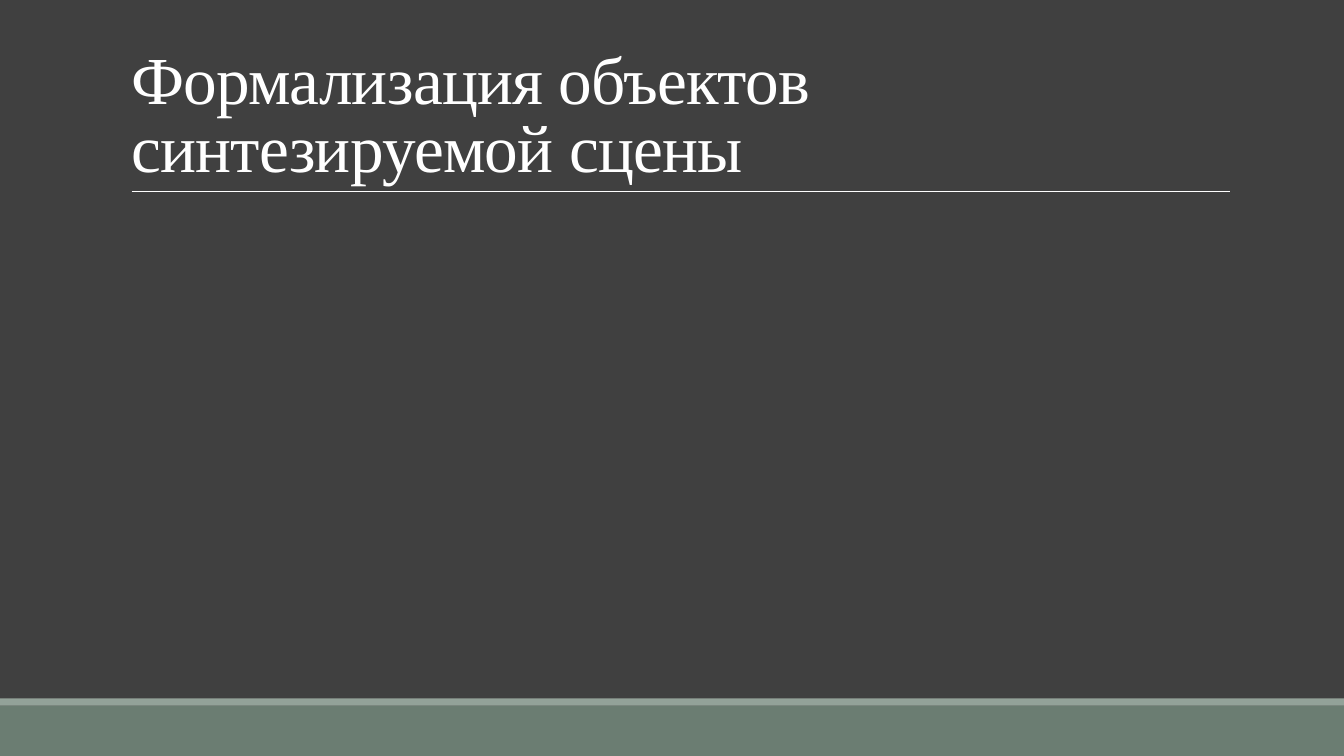
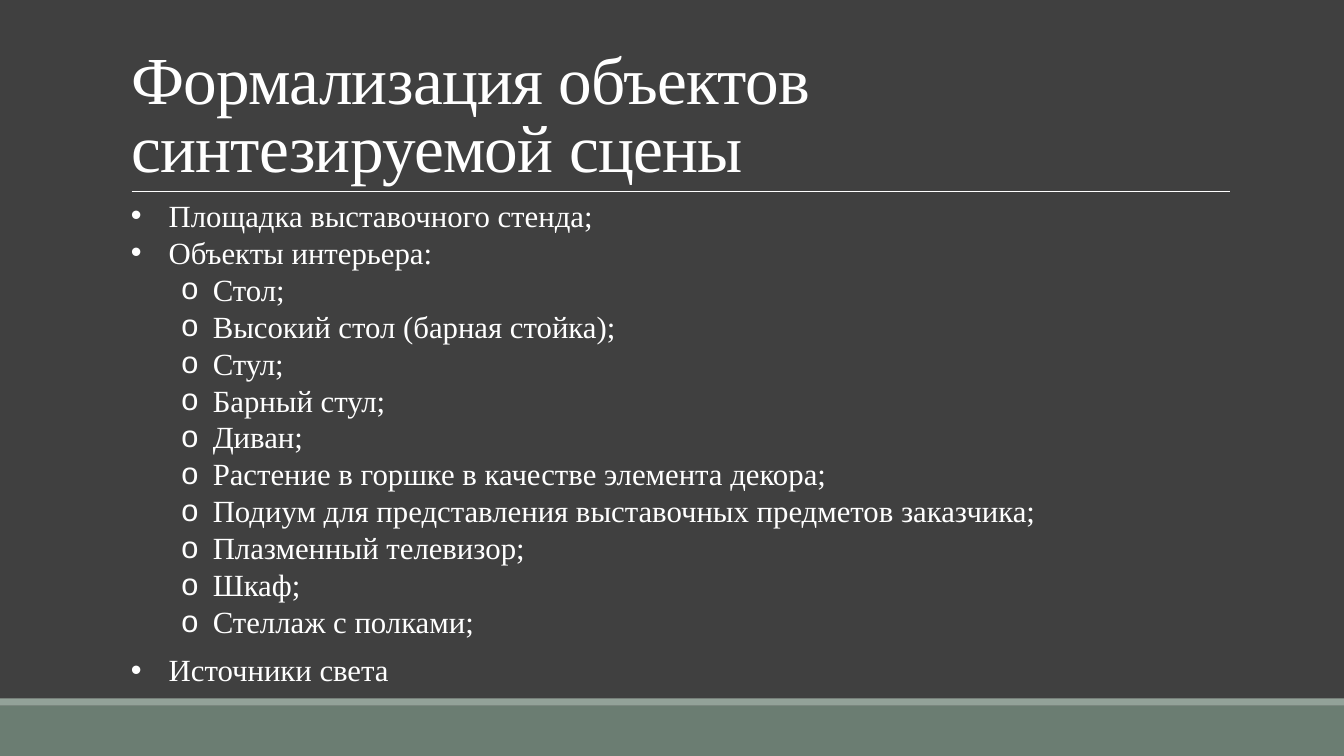
Before and after one commit to TheSawIsTheLaw/ComputerGraphicsCoursework, a slide deck: slide 3 of Presentation/CurseWorkYakuba.pptx. Drawn at 1344x756 pixels with LibreOffice and Linux fonts; fonts in the diff are those of the drawing. Boxes give left, top, right and bottom in pixels: in the first picture for what was removed or moved away, otherwise in the second. Text is boxed around its words. In the diff, an @@ line names an element or a change of style, - is before the commit and + after.

```diff
--- a/Presentation/CurseWorkYakuba.pptx
+++ b/Presentation/CurseWorkYakuba.pptx
@@ text added at (169,207,1035,682), 22 pt, text #FFFFFF @@
+• Площадка выставочного стенда;
+• Объекты интерьера:
+  o Стол;
+  o Высокий стол (барная стойка);
+  o Стул;
+  o Барный стул;
+  o Диван;
+  o Растение в горшке в качестве элемента декора;
+  o Подиум для представления выставочных предметов заказчика;
+  o Плазменный телевизор;
+  o Шкаф;
+  o Стеллаж с полками;
+• Источники света
```
Also in this commit, not shown: 11 other slides changed, 6 slides added, 2 slides removed, 1 other file.
